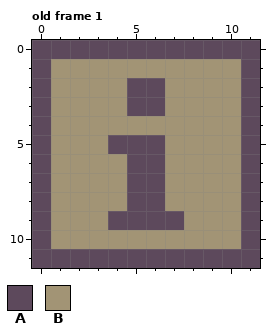
Two versions of one pixel-art file, mockup/button.aseprite. This is how it looked before the edit.
12x12 pixels, 3 frames. Shown: old frame 1. The commit also changed other frames, which this record leaves out.
Palette (. is transparent): A #5d495c  B #a29475
And afterwards:
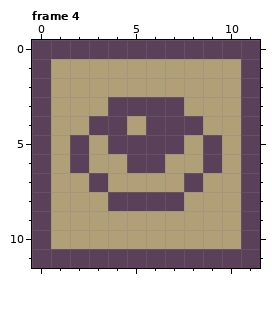
A new or re-ordered frame is compared with the old frame closest to it.
Edits made:
frames 3 -> 5
Colour A changes from #5d495c to #5a4159.
Colour B changes from #a29475 to #b19f78.
Frame 4 is new; against old frame 1:
Colour B gives way to colour A in row 3 at x 4 and 7; in row 4 at x 3 to 4 and 6 to 8; in row 5 at x 2, 7 and 9; in row 6 at x 2 and 9; in row 7 at x 3 and 8; in row 8 at x 4 and 7.
Colour A gives way to colour B in row 2 at x 5 to 6; in row 7 at x 5 to 6; in row 9 at x 4 to 7.
